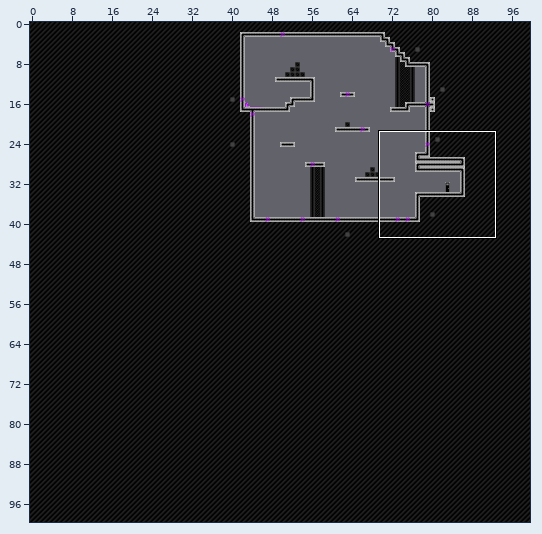
Two versions of a level (Tiled map (JSON), assets/levels/level3.json). Above, an overview of the earlier version with the close-up marked.
Close-up. Before the edit:
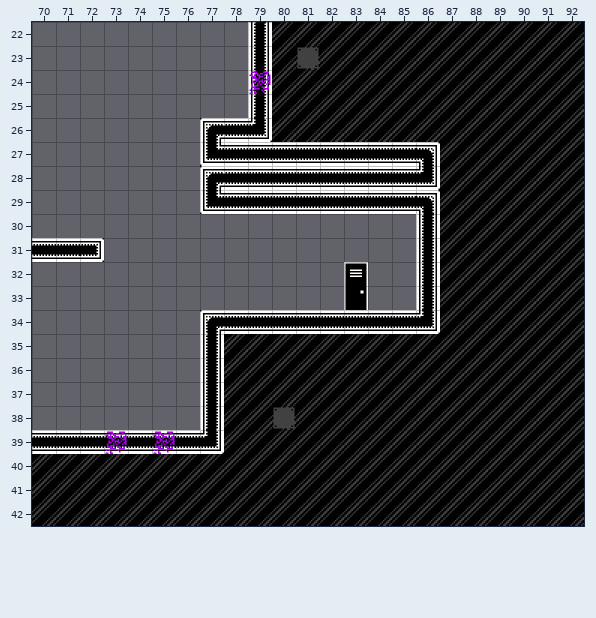
Cells are 32x32 px. Shown: x 70..92, y 22..42. The commit also changed other parts of the map, which this record leaves out.
New version:
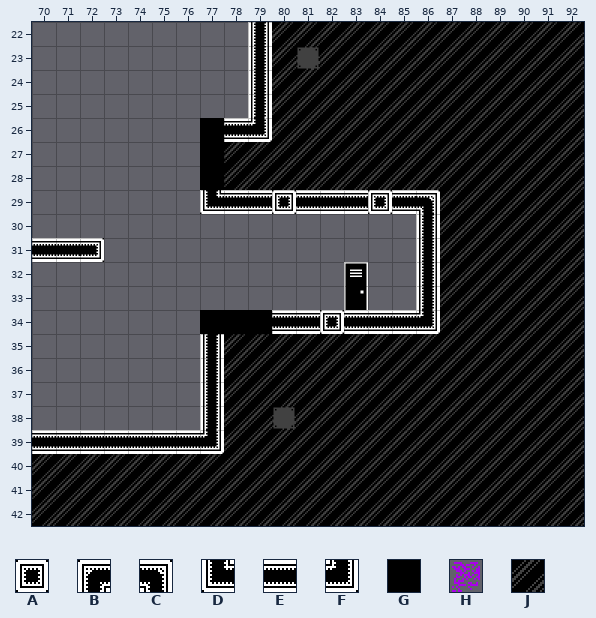
Key: from "tilemap": A 11, B 27, C 29, D 35, E 36, F 37, G 40, H 41, J 60.
_ is an empty cell, # one hidden under a higher layer, . an unchanged one.
What changed:
--- layer "Tile Layer 1"
@@ x 77..86 @@
-27 DEEEEEEEEC
-28 BEEEEEEEEF
-29 ...E...E..
+27 #JJJJJJJJJ
+28 #JJJJJJJJJ
+29 ...A...A..
@@ x 82..82 @@
-34 E
+34 A
--- layer "Tile Layer 2"
@@ x 79..79 @@
-24 H
+24 _
@@ x 77..77 @@
-26 _
-27 _
-28 _
+26 G
+27 G
+28 G
@@ x 77..79 @@
-34 ___
+34 GGG
@@ x 73..75 @@
-39 H.H
+39 _._
Pixel boxes of the changes (left, top, right, bottom) in both close-ups:
removed: (249, 71, 271, 94)
changed: (200, 118, 440, 214)
added: (200, 310, 272, 334)
changed: (320, 310, 344, 334)
removed: (105, 431, 127, 454)
removed: (153, 431, 175, 454)
